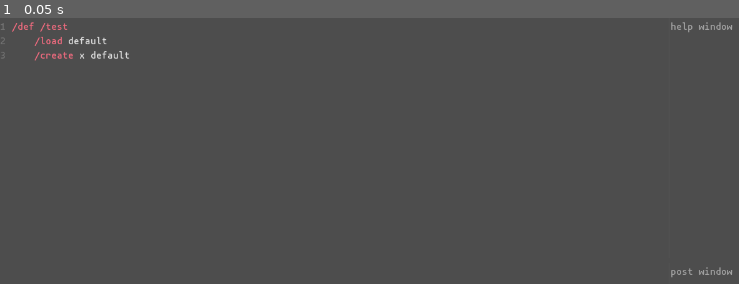
Above: before the commit, frame 1.
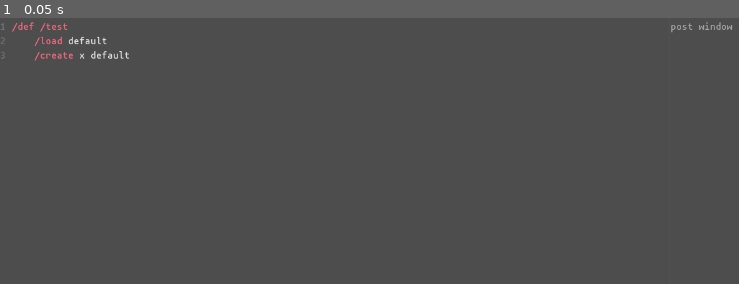
Above: after the commit, the same moment.

Repository: loopier/animatron
Game: Godot game, scene res://main.tscn
The game is run twice, just before and just after one commit, with the same random seed, the same clock (stepped at 60 frames per second) and the same inputs.
Inputs:
- Up to frame 1 (0.05 s): no input

The runs differ from the first frame. In frame 1, 0.1% of the frame differs, in the area x 90-100%, y 1-98%.
Error before the commit: Attempt to call function 'get_as_text' in base 'null instance' on a null instance. (res://CommandInterface.gd:187)
Error after the commit: Attempt to call function 'get_as_text' in base 'null instance' on a null instance. (res://CommandInterface.gd:188)

Commit message:
Add `/help`

Diff:
--- a/CommandInterface.gd
+++ b/CommandInterface.gd
@@ -39,6 +39,7 @@
 	get: return variables
 ## Core commands map.[br]
 var coreCommands: Dictionary = {
+	"/help": CommandDescription.new(getHelp, "cmd:s", "Get documentation about CMD."),
 	"/load/file": CommandDescription.new(loadCommandFile, "path:s", "Load a custom command definitions file, which should have the format described below."),
 #	"/test": CommandDescription.new(getActor, "", "This is just a test"), ## used to test random stuff
 	"/set": CommandDescription.new(setVar, "", "TODO"),
@@ -286,6 +287,14 @@
 		Log.info(arg)
 	return Status.ok()
 
+func getHelp(cmd: String) -> Status:
+	var cmdDesc = getCommandDescription(cmd)
+	if not(cmd.begins_with("/")):
+		return getHelp("/" + cmd)
+	if cmdDesc == null:
+		return Status.error("Help not found: %s" % [cmd])
+	return Status.ok(cmdDesc, "[HELP] %s %s - %s" % [cmd, cmdDesc.argsDescription, cmdDesc.description])
+
 ## Read a file with a [param filename] and return its OSC constent in a string
 func loadFile(filename: String) -> Status:
 	Log.verbose("Reading: %s" % [filename])
--- a/main.tscn
+++ b/main.tscn
@@ -51,12 +51,6 @@
 theme_override_constants/separation = 0
 split_offset = 384
 
-[node name="HelpWindow" type="CodeEdit" parent="HSplitContainer/VBoxContainer"]
-layout_mode = 2
-theme = ExtResource("3_fotw2")
-theme_override_styles/normal = ExtResource("5_efpnp")
-placeholder_text = "help window"
-
 [node name="PostWindow" type="CodeEdit" parent="HSplitContainer/VBoxContainer"]
 layout_mode = 2
 theme = ExtResource("3_fotw2")
--- a/test/unit/test_commands.gd
+++ b/test/unit/test_commands.gd
@@ -64,3 +64,17 @@
 	assert_eq(result.type, Status.OK)
 #	assert_eq(result.value, true)
 #	assert_eq(result.msg, "set_scale")
+
+func test_help():
+	var result = main.evalCommand(["/help", "/create"], "")
+	assert_eq(result.type, Status.OK)
+	assert_is(result.value, CommandDescription)
+	assert_typeof(result.msg, TYPE_STRING)
+	# typo - no leading slash
+	result = main.evalCommand(["/help", "create"], "")
+	assert_eq(result.type, Status.OK)
+	assert_is(result.value, CommandDescription)
+	assert_typeof(result.msg, TYPE_STRING)
+	# command does not exist
+	result = main.evalCommand(["/help", "bla"], "")
+	assert_eq(result.type, Status.ERROR)
Not shown, changed: sc/osc-test.scd
